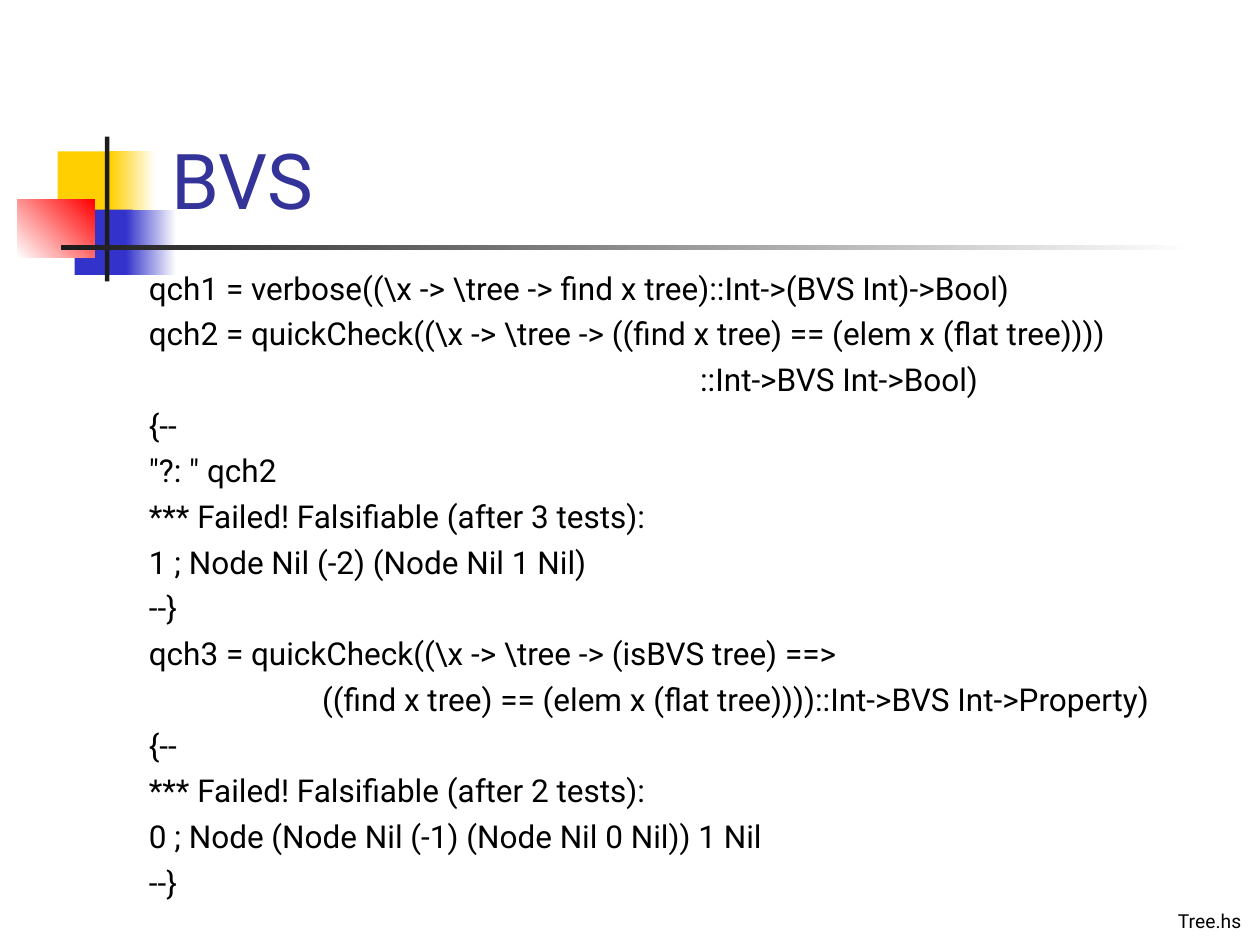
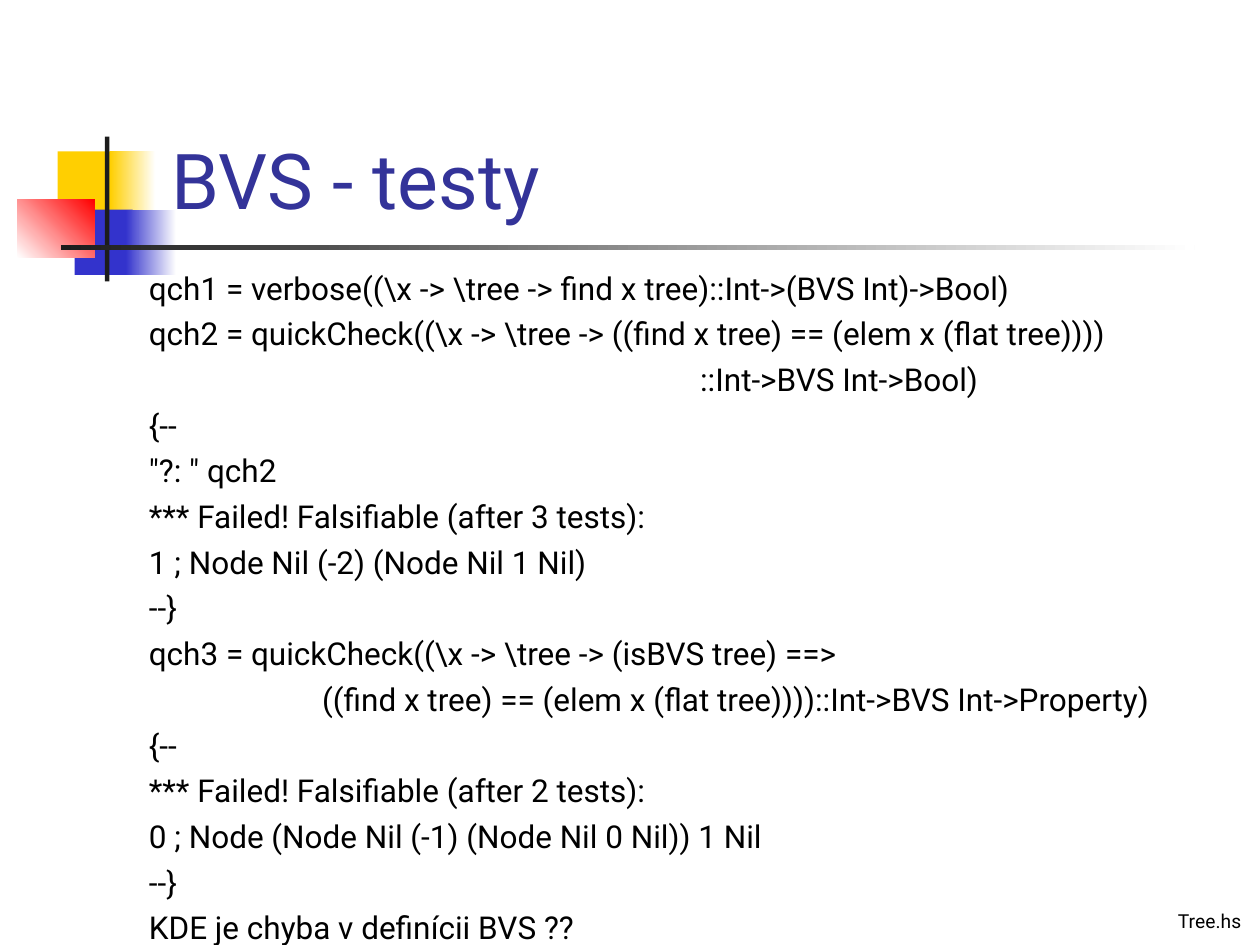
Before and after one commit to Funkcionalne/Prednasky, a slide deck: slide 22 of 02/02_fpro.ppt (slide 21 before the commit). Drawn at 1260x945 pixels with LibreOffice and Linux fonts; fonts in the diff are those of the drawing. Boxes give left, top, right and bottom in pixels: in the first picture for what was removed or moved away, otherwise in the second. Text is boxed around its words. In the diff, an @@ line names an element or a change of style, - is before the commit and + after.

```diff
--- a/02/02_fpro.ppt
+++ b/02/02_fpro.ppt
@@ title at bbox=[171, 153, 540, 226]: text changed @@
-BVS
+BVS - testy
@@ text at bbox=[149, 915, 536, 945]: paragraph added @@
+KDE je chyba v definícii BVS ??
```
Also in this commit, not shown: 1 slide added, 6 other files.
